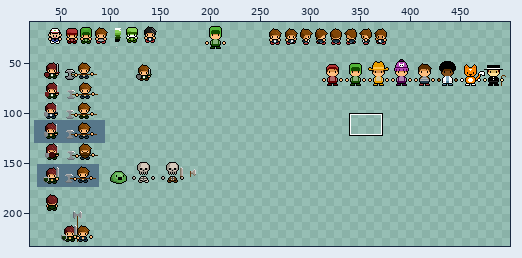
Two versions of one sprite sheet, extra/jumble.png. Above: a wide view before the commit, with the close-up outlined.
Close-up. Earlier state:
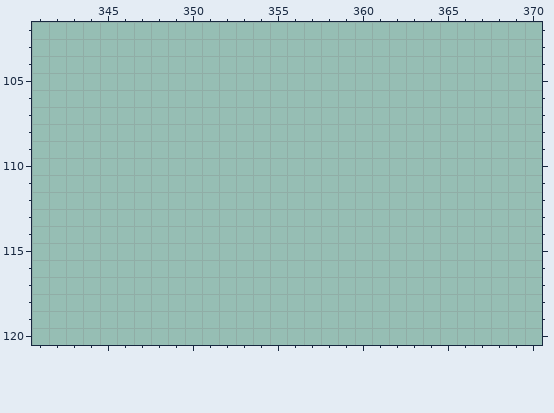
The file is 500x500 pixels. Colours within 5 levels of each other are drawn and written as one. Shown: x 341..370, y 102..120. The wide view leaves out empty margins. The commit also changed other parts of the picture, which this record leaves out.
The result:
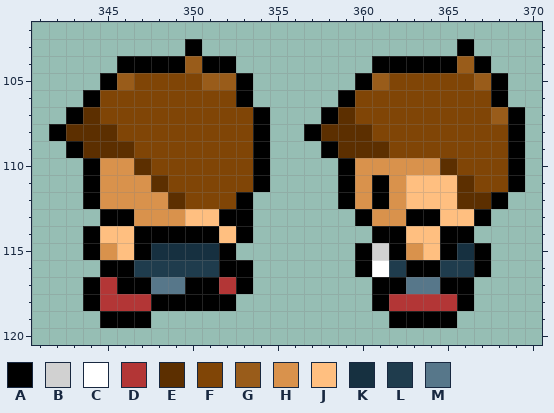
Palette (. is transparent): A #000000  B #d1d1d1  C #ffffff  D #b33636  E #5c2f00  F #804506  G #995c1a  H #d9924c  J #ffbf80  K #163040  L #1f3c4d  M #57778a
Changes in this commit:
@@ x 341..370 @@
 102 ..............................
-103 ..............................
-104 ..............................
-105 ..............................
-106 ..............................
-107 ..............................
-108 ..............................
-109 ..............................
-110 ..............................
-111 ..............................
-112 ..............................
-113 ..............................
-114 ..............................
-115 ..............................
-116 ..............................
-117 ..............................
-118 ..............................
-119 ..............................
+103 .........A...............A....
+104 .....AAAAGAA........AAAAAGA...
+105 ....AGFFFFGGA......AGFFFFFGA..
+106 ...AFFFFFFFFA.....AFFFFFFFFA..
+107 ..AEFFFFFFFFFA...AEFFFFFFFFGA.
+108 .AEEEFFFFFFFFA..AEEEFFFFFFFFA.
+109 ..AEEEFFFFFFFA...AEEEFFFFFFFA.
+110 ...AHHEFFFFFFA....AHHHHHEFFFA.
+111 ...AHHHEFFFFFA....AHAHJJJEFFA.
+112 ...AHHHHEFFFA.....AHAHJJJEEA..
+113 ....AAHHHJJAA......AHHAAJJA...
+114 ...AJJAAAAAJA.......AAJJAA....
+115 ...AHJAKKKKA.......ABAHJAKA...
+116 ....AALLLLLAA......ACLAALLA...
+117 ...ADAAMMAADA.......AAMMAA....
+118 ...ADDDAAAAA........ADDDDA....
+119 ....AAA..............AAAA.....
 120 ..............................
